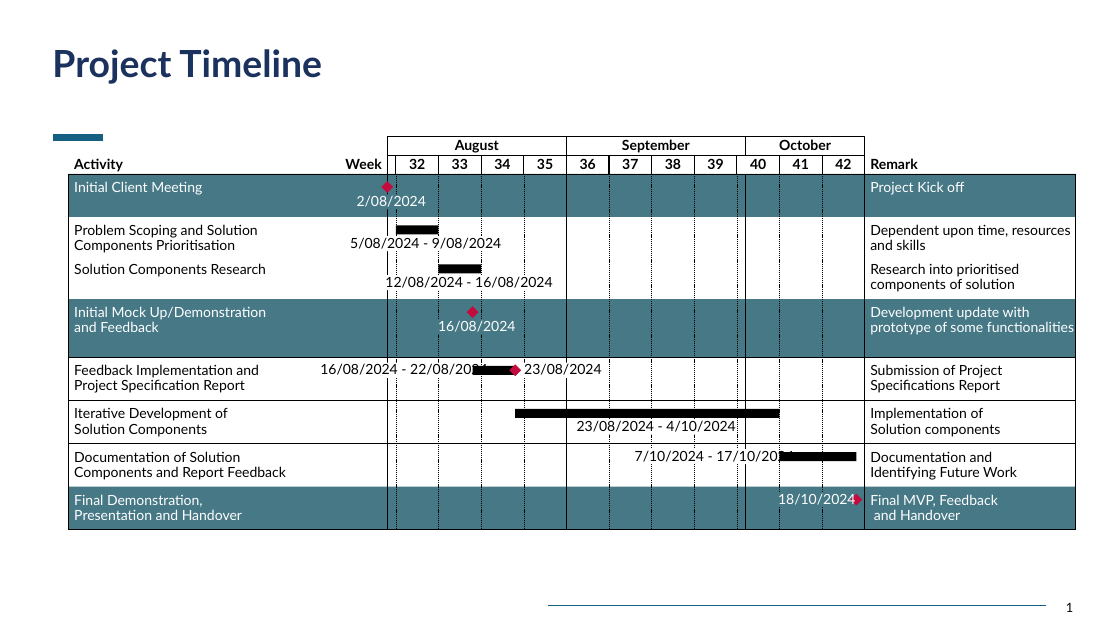
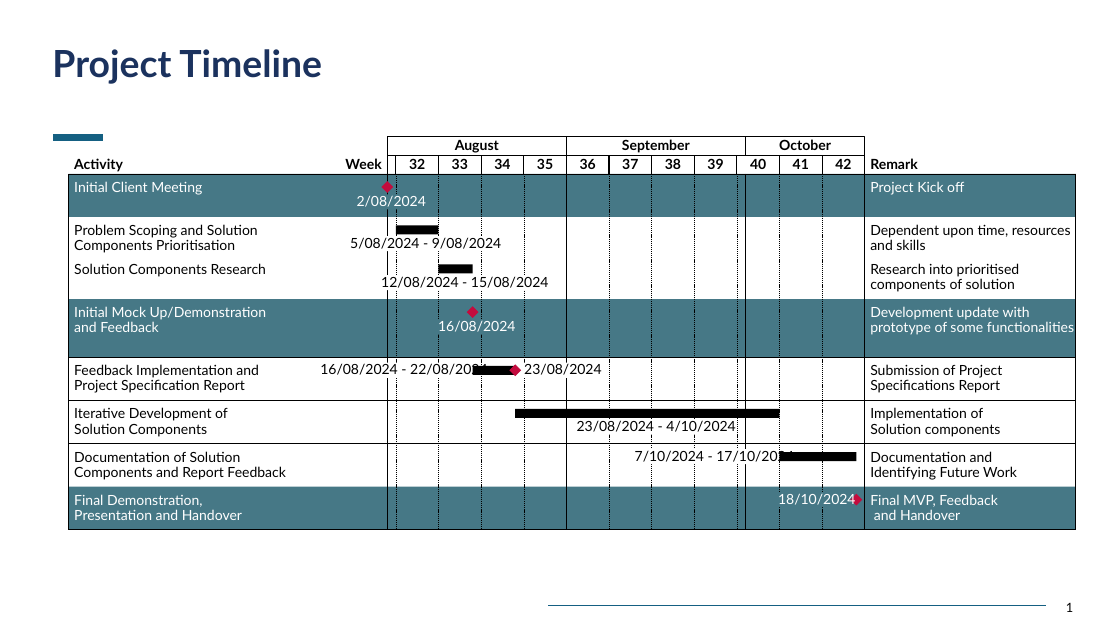
Before and after one commit to bellabaohaha/CITS5206-Gp2, a slide deck: slide 1 of Deliverables/Project Timeline.pptx. Drawn at 1120x630 pixels with LibreOffice and Linux fonts; fonts in the diff are those of the drawing. Boxes give left, top, right and bottom in pixels: in the first picture for what was removed or moved away, otherwise in the second. Text is boxed around its words. In the diff, an @@ line names an element or a change of style, - is before the commit and + after.

```diff
--- a/Deliverables/Project Timeline.pptx
+++ b/Deliverables/Project Timeline.pptx
@@ rectangle: place and size @@
-rectangle at <box>439,265,481,274</box>
+rectangle at <box>439,265,473,274</box>
@@ text in rectangle at <box>381,274,549,288</box>: text changed @@
-12/08/2024 - 16/08/2024
+12/08/2024 - 15/08/2024
@@ rectangle "12/08/2024 - 15/08/2024": place and size @@
-rectangle "12/08/2024 - 15/08/2024" at <box>386,275,534,290</box>
+rectangle "12/08/2024 - 15/08/2024" at <box>381,275,530,290</box>
```
Also in this commit, not shown: 1 other file.
